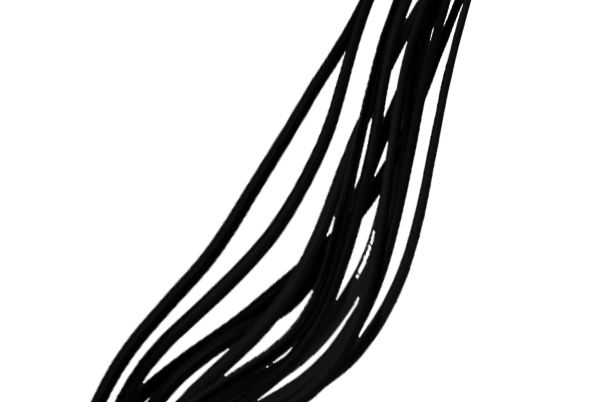
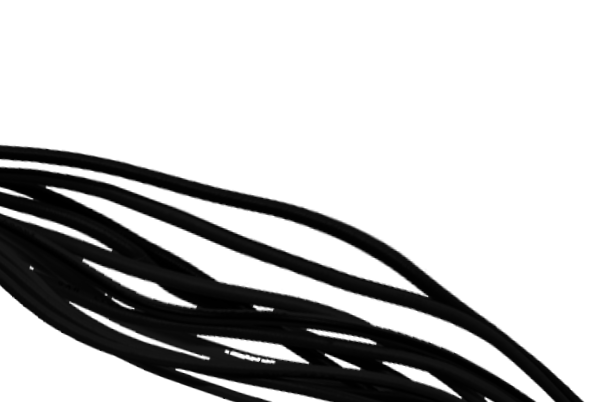
The second 600 × 402 image is a revision of the first. Changes to its layers:
hid "Layer 0 copy 2" over [89, 0, 472, 402]
added layer "Layer 0 copy 3" above "Layer 0" over [0, 142, 585, 402]
